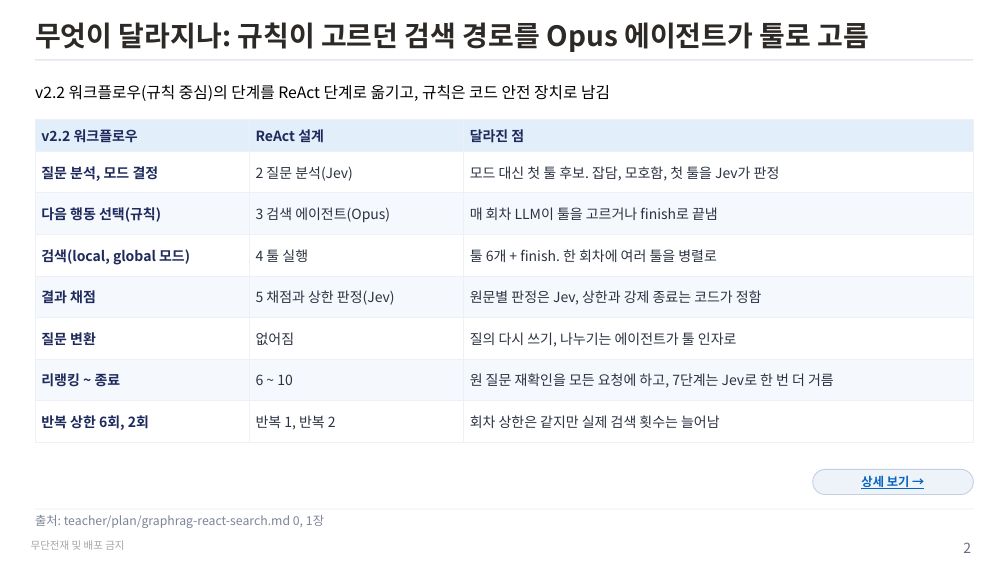
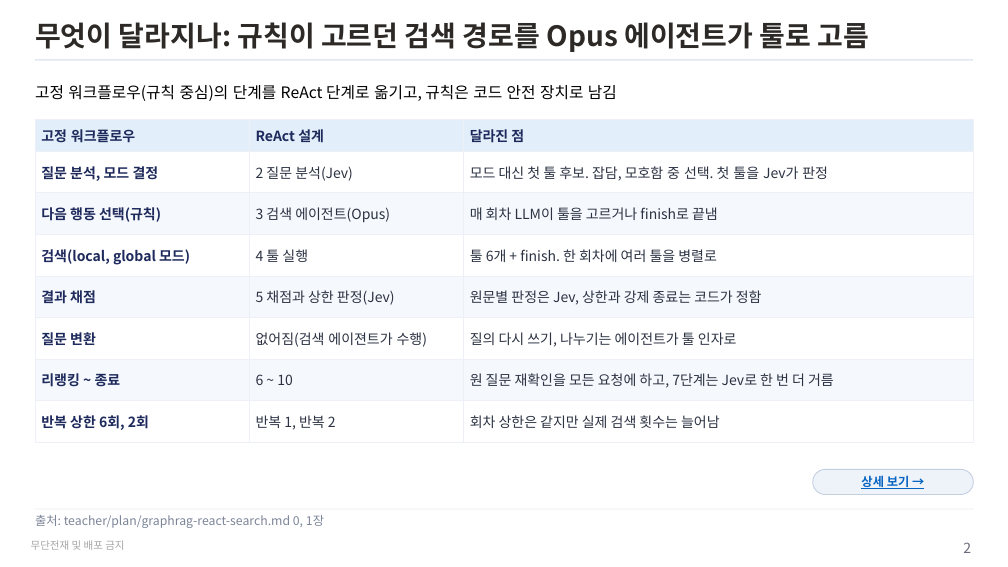
Before and after one commit to unicorn-campus/hybrid-ai, a slide deck: slide 2 of teacher/plan/graphrag-agentic-search.pptx. Drawn at 1008x567 pixels with LibreOffice and Linux fonts; fonts in the diff are those of the drawing. Boxes give left, top, right and bottom in pixels: in the first picture for what was removed or moved away, otherwise in the second. Text is boxed around its words. In the diff, an @@ line names an element or a change of style, - is before the commit and + after.

```diff
--- a/teacher/plan/graphrag-agentic-search.pptx
+++ b/teacher/plan/graphrag-agentic-search.pptx
@@ text at (x1=35, y1=85, x2=617, y2=101): text changed @@
-v2.2 워크플로우(규칙 중심)의 단계를 ReAct 단계로 옮기고, 규칙은 코드 안전 장치로 남김
+고정 워크플로우(규칙 중심)의 단계를 ReAct 단계로 옮기고, 규칙은 코드 안전 장치로 남김
@@ table at (x1=35, y1=120, x2=974, y2=442) @@
-row 1, column 1: v2.2 워크플로우
+row 1, column 1: 고정 워크플로우
-row 2, column 3: 모드 대신 첫 툴 후보. 잡담, 모호함, 첫 툴을 Jev가 판정
+row 2, column 3: 모드 대신 첫 툴 후보. 잡담, 모호함 중 선택. 첫 툴을 Jev가 판정
-row 6, column 2: 없어짐
+row 6, column 2: 없어짐(검색 에이젼트가 수행)
```
Also in this commit, not shown: 3 other slides changed, 37 other files.
